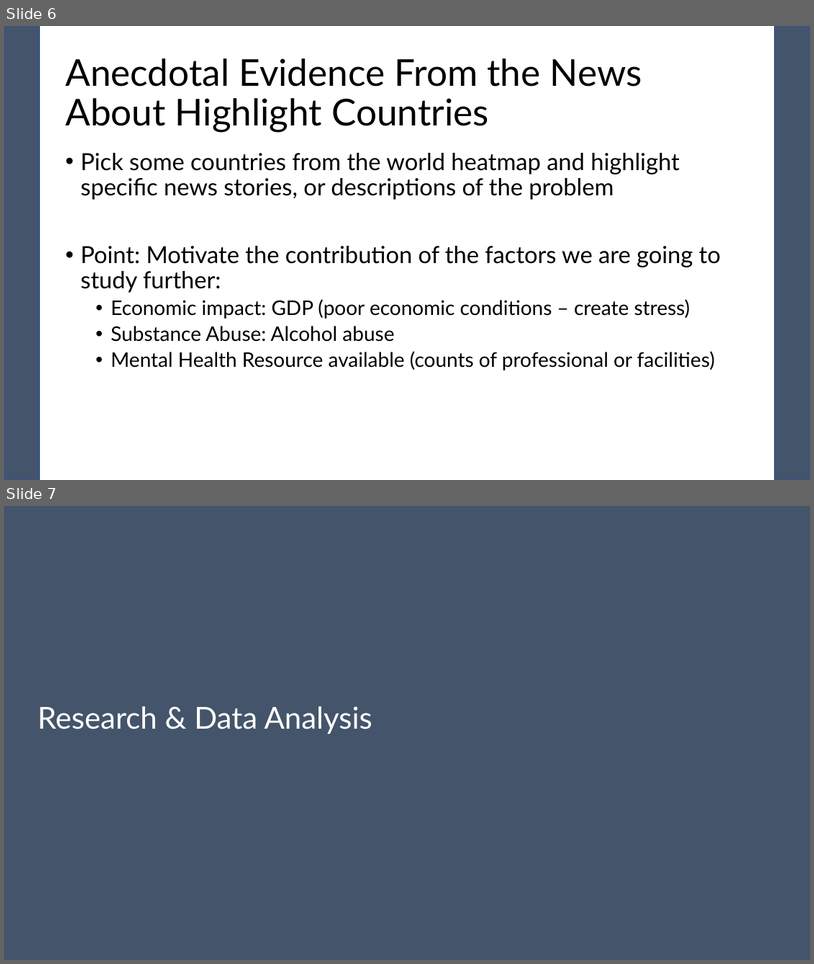
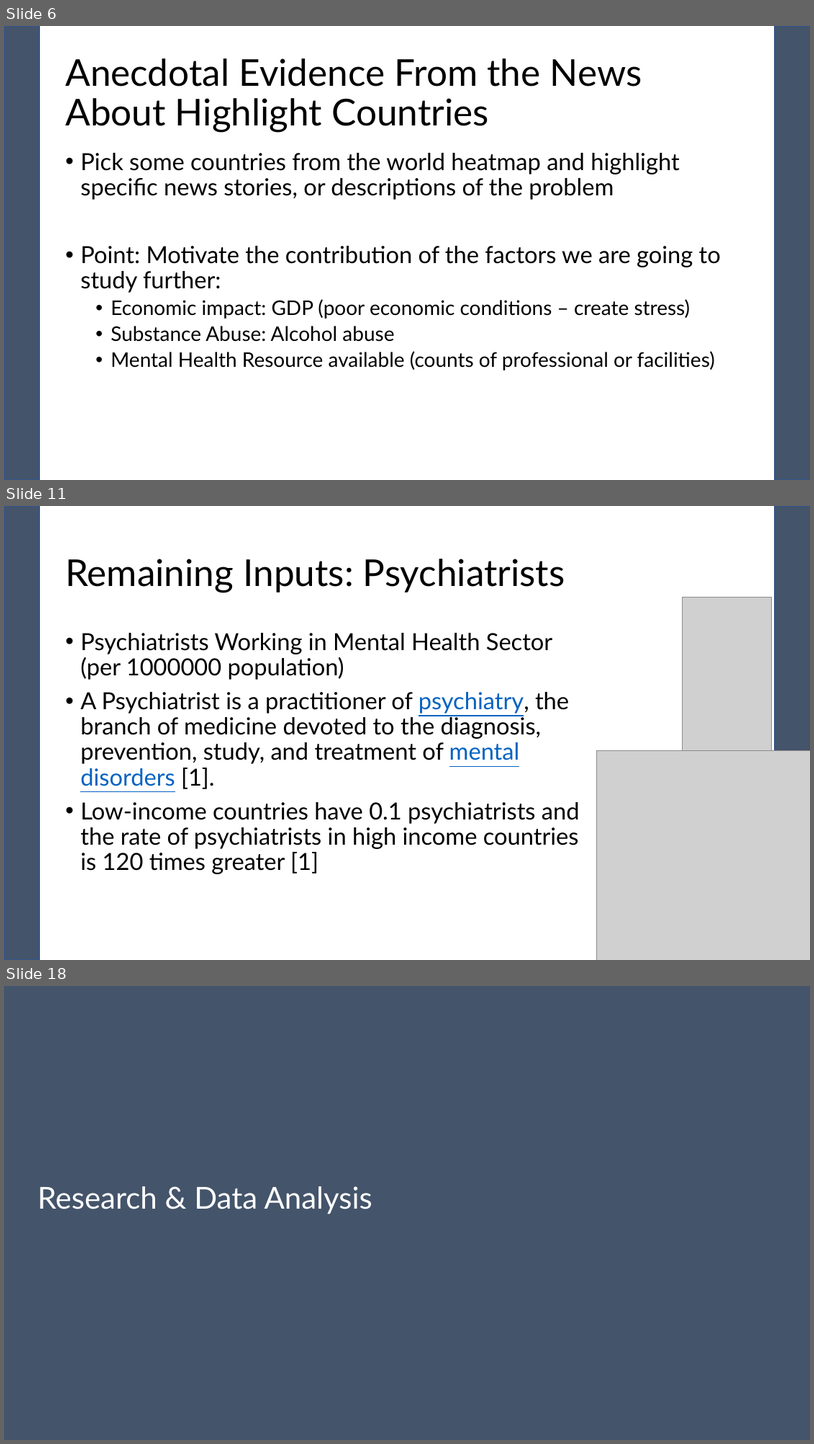
Before and after one commit to pewilliams/regression-mei-team-proj, a slide deck: presentation/Team-25.pptx. Shown one above the other, each under a label of ours: slides 6 and 7 before the commit, slides 6, 11 and 18 after it; the slides between them are not shown. The pictures are 814x964 and 814x1444 pixels, drawn with LibreOffice and Linux fonts; fonts in the diff are those of the drawing; grey boxes stand for pictures. Boxes give left, top, right and bottom in pixels: in the first picture for what was removed or moved away, otherwise in the second. Text is boxed around its words. In the diff, an @@ line names an element or a change of style, - is before the commit and + after.

```diff
--- a/presentation/Team-25.pptx
+++ b/presentation/Team-25.pptx
@@ slide 11 added at bbox=[4, 506, 810, 960], background #FFFFFF; not listed: 2 template elements that a slide beside it also shows @@
@@ title added at bbox=[65, 559, 566, 592], 44 pt, text #000000 @@
+Remaining Inputs: Psychiatrists
@@ picture added at bbox=[683, 597, 773, 750] @@
@@ text added at bbox=[80, 633, 580, 874], 28 pt, text #000000 @@
+• Psychiatrists Working in Mental Health Sector (per 1000000 population)
+• A Psychiatrist is a practitioner of psychiatry, the branch of medicine devoted to the diagnosis, prevention, study, and treatment of mental disorders [1].
+• Low-income countries have 0.1 psychiatrists and the rate of psychiatrists in high income countries is 120 times greater [1]
@@ picture added at bbox=[597, 750, 810, 960] @@
@@ what was slide 7 is now slide 18 @@
```
Also in this commit, not shown: 2 slides changed, 11 other slides added, 1 other file.
